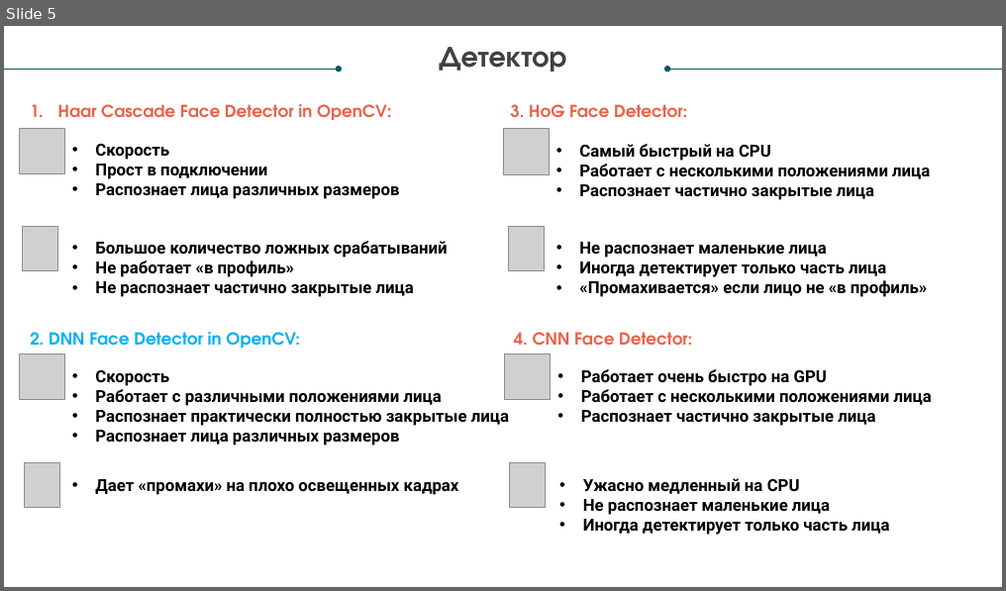
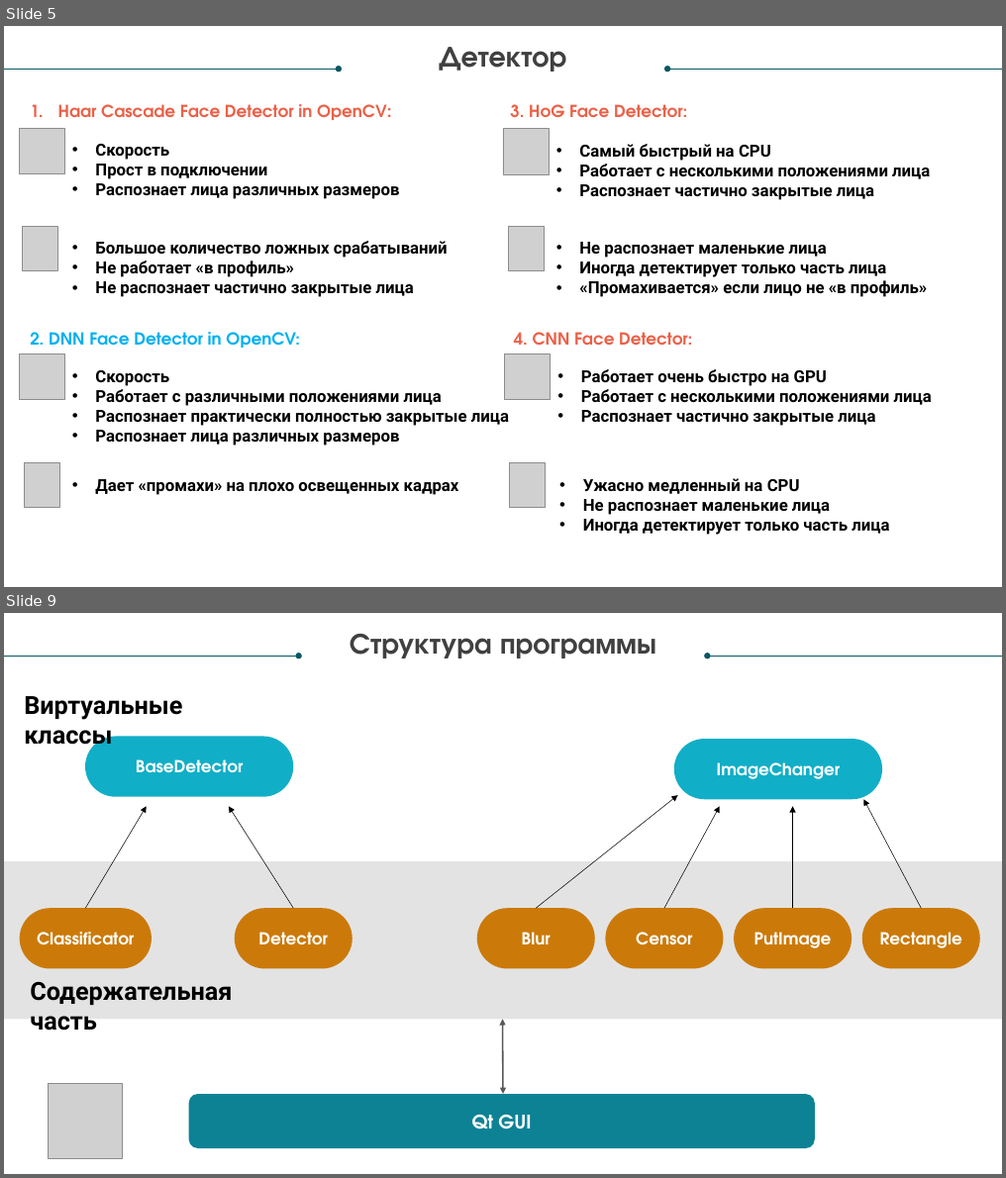
Before and after one commit to YoungMayne/Anonimus, a slide deck: Presentation.pptx. Shown one above the other, each under a label of ours: slide 5 before the commit, slides 5 and 9 after it; the slides between them are not shown. The pictures are 1006x591 and 1006x1178 pixels, drawn with LibreOffice and Linux fonts; fonts in the diff are those of the drawing; grey boxes stand for pictures. Boxes give left, top, right and bottom in pixels: in the first picture for what was removed or moved away, otherwise in the second. Text is boxed around its words. In the diff, an @@ line names an element or a change of style, - is before the commit and + after.

```diff
--- a/Presentation.pptx
+++ b/Presentation.pptx
@@ slide 9 added at bbox=[4, 613, 1002, 1174], background #FFFFFF @@
@@ text added at bbox=[350, 633, 656, 659], 28 pt, text #404040, bold @@
+Структура программы
@@ arrow added from (4, 656) to (299, 656), #085764 0.5 pt @@
@@ arrow added from (1002, 656) to (708, 656), #085764 0.5 pt @@
@@ text added at bbox=[24, 696, 182, 750], 24 pt, text #000000, bold @@
+Виртуальные классы
@@ rounded rectangle added at bbox=[85, 737, 293, 797], fill #11AEC7, 16 pt, text #FFFFFF, bold @@
+BaseDetector
@@ rounded rectangle added at bbox=[674, 739, 882, 799], fill #11AEC7, 16 pt, text #FFFFFF, bold @@
+ImageChanger
@@ arrow added from (85, 908) to (147, 806), #000000 0.5 pt @@
@@ arrow added from (294, 908) to (229, 806), #000000 0.5 pt @@
@@ arrow added from (537, 908) to (678, 796), #000000 0.5 pt @@
@@ arrow added from (664, 908) to (720, 806), #000000 0.5 pt @@
@@ arrow added from (793, 908) to (793, 806), #000000 0.5 pt @@
@@ arrow added from (921, 908) to (864, 799), #000000 0.5 pt @@
@@ rectangle added at bbox=[4, 861, 1002, 1019], fill #E3E3E3 @@
@@ rounded rectangle added at bbox=[20, 908, 152, 968], fill #CB7A09, 16 pt, text #FFFFFF, bold @@
+Classificator
@@ rounded rectangle added at bbox=[235, 908, 352, 968], fill #CB7A09, 16 pt, text #FFFFFF, bold @@
+Detector
@@ rounded rectangle added at bbox=[477, 908, 595, 968], fill #CB7A09, 16 pt, text #FFFFFF, bold @@
+Blur
@@ rounded rectangle added at bbox=[605, 908, 723, 968], fill #CB7A09, 16 pt, text #FFFFFF, bold @@
+Censor
@@ rounded rectangle added at bbox=[734, 908, 851, 968], fill #CB7A09, 16 pt, text #FFFFFF, bold @@
+PutImage
@@ rounded rectangle added at bbox=[862, 908, 980, 968], fill #CB7A09, 16 pt, text #FFFFFF, bold @@
+Rectangle
@@ text added at bbox=[30, 982, 232, 1030], 24 pt, text #000000, bold @@
+Содержательная часть
@@ double arrow added from (503, 1020) to (503, 1094), #585858 1.5 pt @@
@@ picture added at bbox=[48, 1084, 122, 1158] @@
@@ rounded rectangle added at bbox=[189, 1094, 815, 1149], fill #0D8295, 18 pt, text #FFFFFF, bold @@
+Qt GUI
```
Also in this commit, not shown: 5 slides changed, 2 other slides added, 4 slides removed.
